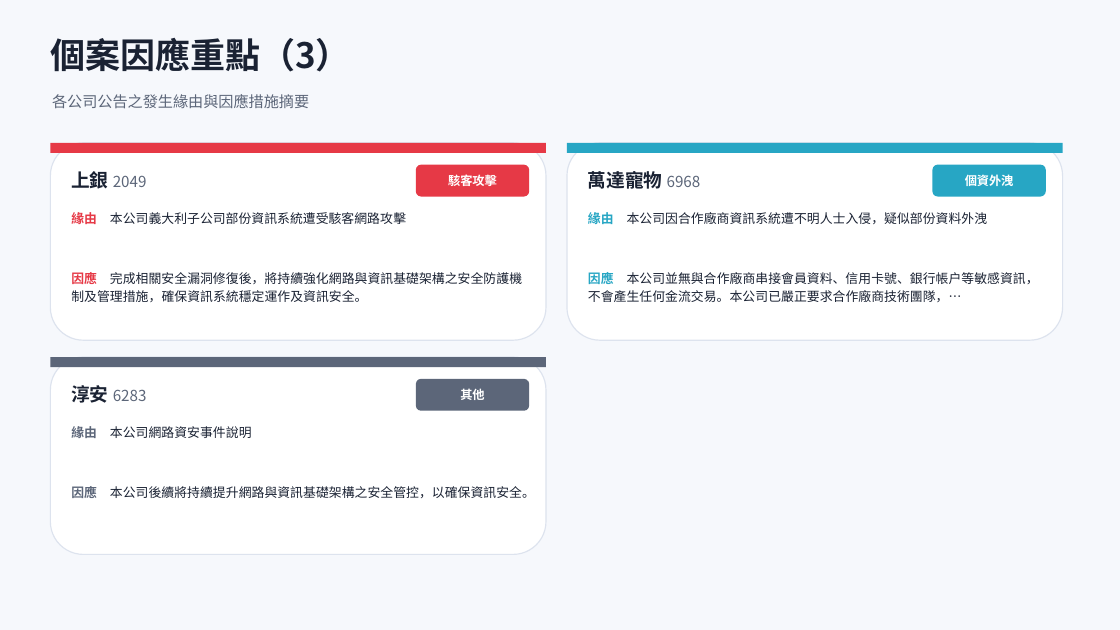
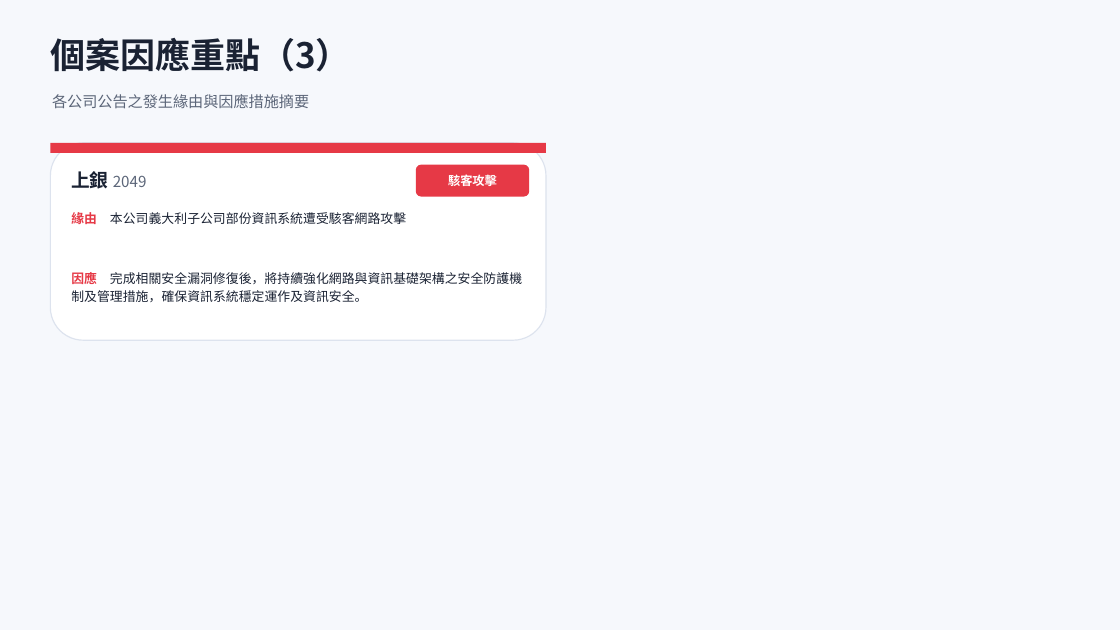
Before and after one commit to Johnnylin77/mops-isec-monitor, a slide deck: slide 8 of 資安事件因應分析.pptx. Drawn at 1120x630 pixels with LibreOffice and Linux fonts; fonts in the diff are those of the drawing. Boxes give left, top, right and bottom in pixels: in the first picture for what was removed or moved away, otherwise in the second. Text is boxed around its words. In the diff, an @@ line names an element or a change of style, - is before the commit and + after.

```diff
--- a/資安事件因應分析.pptx
+++ b/資安事件因應分析.pptx
@@ rounded rectangle removed at (x1=567, y1=143, x2=1063, y2=340) @@
@@ rectangle removed at (x1=567, y1=143, x2=1063, y2=153) @@
@@ text removed at (x1=588, y1=171, x2=701, y2=189) @@
-萬達寵物 6968
@@ rounded rectangle removed at (x1=933, y1=165, x2=1046, y2=197) @@
@@ text removed at (x1=965, y1=174, x2=1014, y2=186) @@
-個資外洩
@@ text removed at (x1=588, y1=212, x2=988, y2=224) @@
-緣由 本公司因合作廠商資訊系統遭不明人士入侵，疑似部份資料外洩
@@ text removed at (x1=588, y1=270, x2=1039, y2=302) @@
-因應 本公司並無與合作廠商串接會員資料、信用卡號、銀行帳戶等敏感資訊，不會產生任何金流交易。本公司已嚴正要求合作廠商技術團隊，…
@@ rounded rectangle removed at (x1=50, y1=357, x2=546, y2=555) @@
@@ rectangle removed at (x1=50, y1=357, x2=546, y2=367) @@
@@ text removed at (x1=71, y1=385, x2=147, y2=403) @@
-淳安 6283
@@ rounded rectangle removed at (x1=416, y1=379, x2=529, y2=411) @@
@@ text removed at (x1=460, y1=388, x2=484, y2=400) @@
-其他
@@ text removed at (x1=71, y1=426, x2=252, y2=438) @@
-緣由 本公司網路資安事件說明
@@ text removed at (x1=71, y1=486, x2=535, y2=498) @@
-因應 本公司後續將持續提升網路與資訊基礎架構之安全管控，以確保資訊安全。
```
Also in this commit, not shown: 4 other slides changed, 2 other files.
